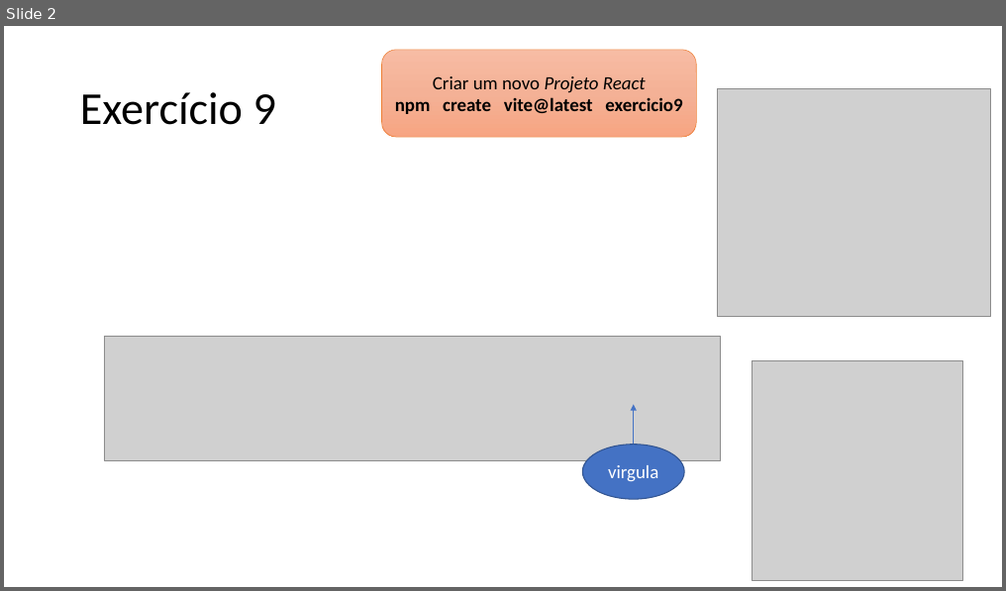
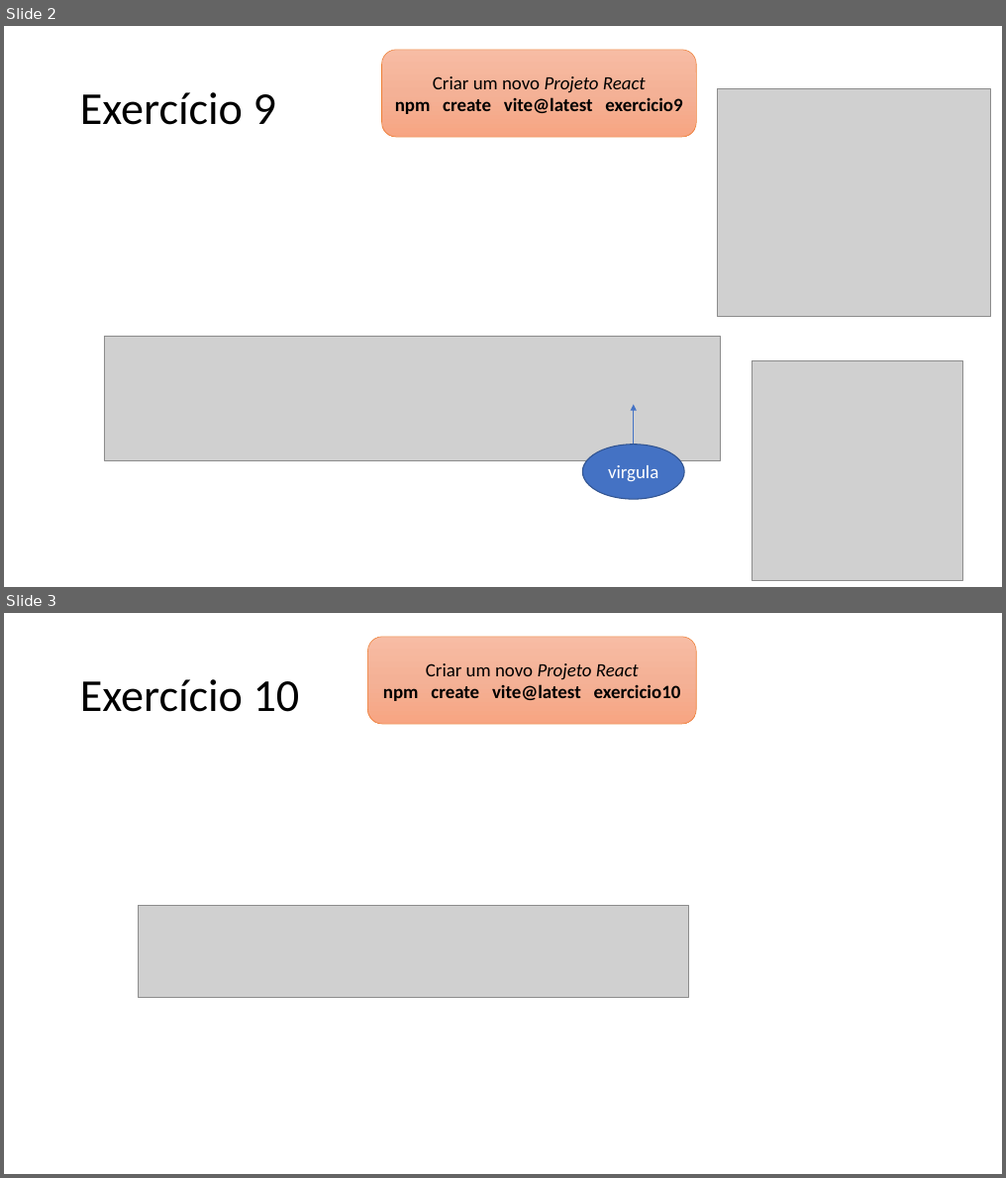
Before and after one commit to guilhermehsouza/AulaReact, a slide deck: Exercícios.pptx. Shown one above the other, each under a label of ours: slide 2 before the commit, slides 2 and 3 after it. The pictures are 1006x591 and 1006x1178 pixels, drawn with LibreOffice and Linux fonts; fonts in the diff are those of the drawing; grey boxes stand for pictures. Boxes give left, top, right and bottom in pixels: in the first picture for what was removed or moved away, otherwise in the second. Text is boxed around its words. In the diff, an @@ line names an element or a change of style, - is before the commit and + after.

```diff
--- a/Exercícios.pptx
+++ b/Exercícios.pptx
@@ slide 3 added at (4, 613, 1002, 1174), background #FFFFFF @@
@@ rounded rectangle added at (368, 636, 696, 724), fill gradient #F7BDA5 to #F5B196 to #F8A582, outline #ED7D31 0.5 pt, 18 pt, text #000000, bold @@
+Criar um novo Projeto React
+npm create vite@latest exercicio10
@@ title added at (80, 679, 300, 712), 44 pt, text #000000 @@
+Exercício 10
@@ picture added at (138, 906, 689, 998) @@
```
Also in this commit, not shown: 1 other slide added, 6 other files.
